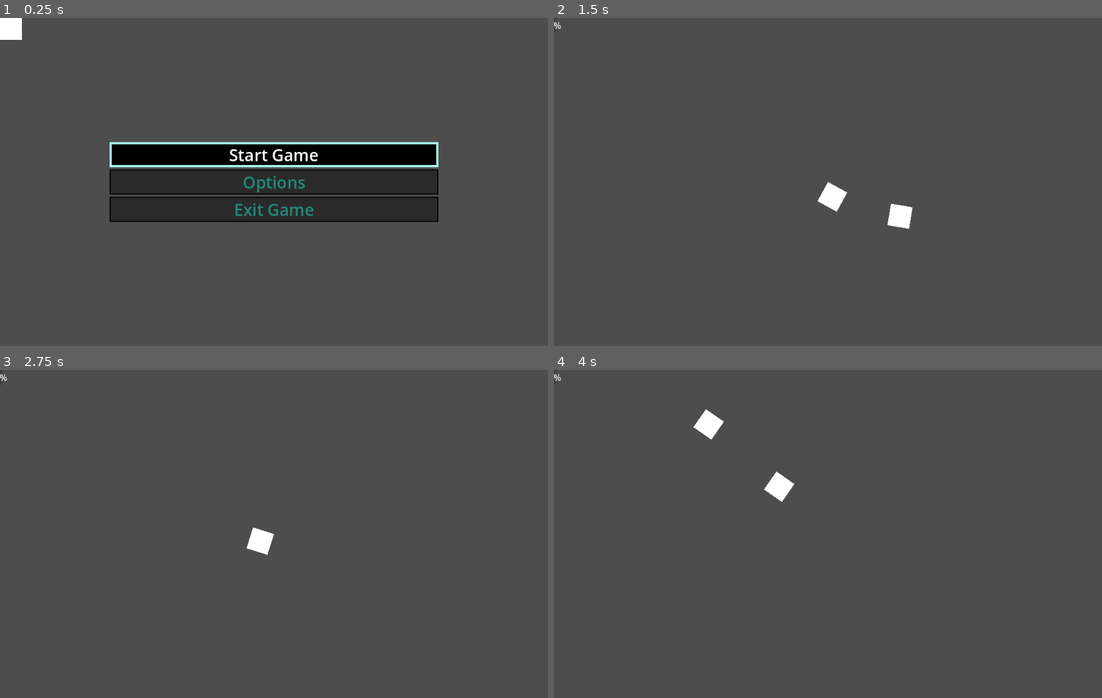
Above: before the commit, frames 1-4 (two rows, left to right).
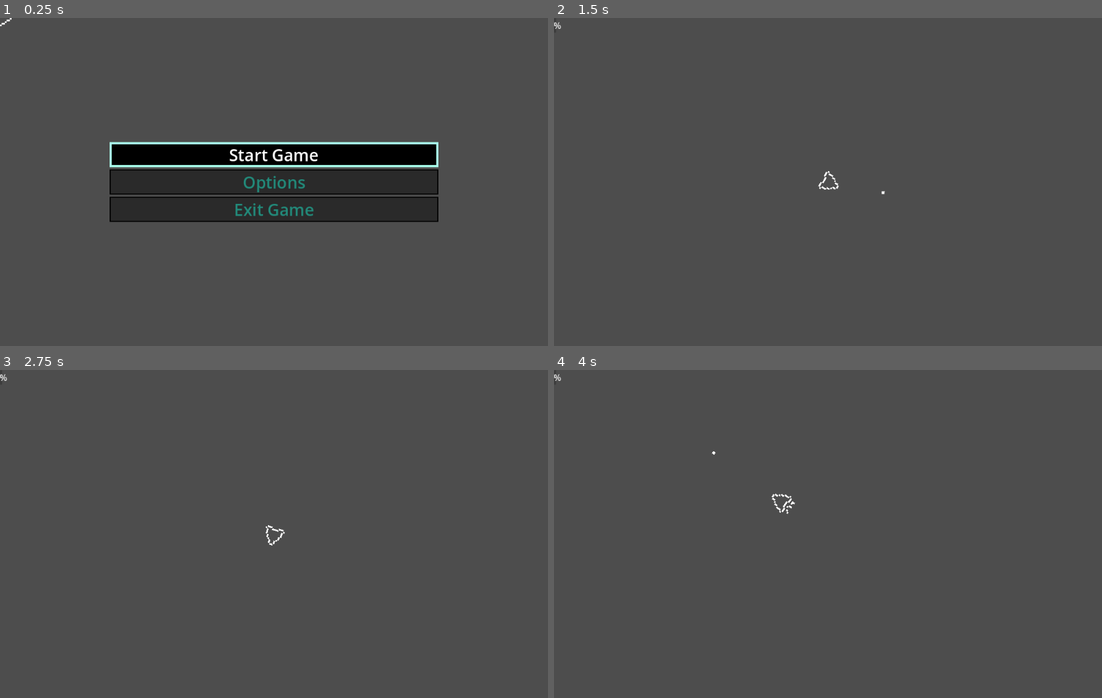
Above: after the commit, the same moments.

Repository: pozbliz/godot_asteroids
Game: Godot game, scene res://main/main.tscn
Two runs of this game, one before a commit and one after it. Both use one fixed random seed, a clock stepped at 60 frames per second and the inputs below.
Inputs (mouse positions are in pixels of both pictures, inside the frame that each line leads up to):
- Up to frame 1 (0.25 s): no input
- Up to frame 2 (1.5 s): click "Start Game" at 0.5 s; tap Enter at 1.25 s; move the mouse to (948, 165) at 1.27 s; hold Right (turn_right) from 1.28 s (still down); tap Space (shoot) at 1.35 s; click (948, 165) at 1.42 s
- Up to frame 3 (2.75 s): move the mouse to (164, 550) at 2.02 s; release Right (turn_right) at 2.03 s; hold Down (ui_down) from 2.03 s (still down); tap Space (shoot) at 2.1 s
- Up to frame 4 (4 s): move the mouse to (882, 461) at 2.77 s; release Down (ui_down) at 2.78 s; hold Right (turn_right) 2.78-3.53 s; tap Space (shoot) at 2.85, 3.6 s; move the mouse to (800, 599) at 3.52 s; hold Up (move_forward) from 3.53 s (still down); click (800, 599) at 3.67 s

The runs differ from the first frame. In frame 1, 0.3% of the frame differs, in the area x 0-4%, y 0-7%; in frame 2, 0.6%; in frame 3, 0.3%; in frame 4, 0.6%, in the area x 25-44%, y 11-44%.

Commit message:
feat: add player sprite

Diff:
--- a/player/player.gd
+++ b/player/player.gd
@@ -25,8 +25,10 @@
 	if Input.is_action_pressed("move_forward"):
 		var target_velocity = transform.x * MAX_SPEED
 		velocity = velocity.lerp(target_velocity, ACCELERATION * delta)
+		$AnimatedSprite2D.play("moving")
 	else:
 		velocity *= FRICTION
+		$AnimatedSprite2D.play("idle")
 
 	move_and_slide()
 
--- a/player/player.tscn
+++ b/player/player.tscn
@@ -1,20 +1,65 @@
-[gd_scene load_steps=3 format=3 uid="uid://c2os765h43jfg"]
+[gd_scene load_steps=10 format=3 uid="uid://c2os765h43jfg"]
 
 [ext_resource type="Script" uid="uid://cm3ttl5yw8tqv" path="res://player/player.gd" id="1_oul6g"]
 [ext_resource type="PackedScene" uid="uid://cwpgdrgkt7coe" path="res://player/projectile.tscn" id="2_rkbax"]
+[ext_resource type="Texture2D" uid="uid://bu6m68o2k2g6i" path="res://art/sprites/spaceship_no_thrust.png" id="3_yw30f"]
+[ext_resource type="Texture2D" uid="uid://bxreagwtpypkk" path="res://art/sprites/spaceship_moving.png" id="4_qjkh3"]
+
+[sub_resource type="AtlasTexture" id="AtlasTexture_g6k8r"]
+atlas = ExtResource("4_qjkh3")
+region = Rect2(0, 0, 16, 16)
+
+[sub_resource type="AtlasTexture" id="AtlasTexture_boad6"]
+atlas = ExtResource("4_qjkh3")
+region = Rect2(16, 0, 16, 16)
+
+[sub_resource type="AtlasTexture" id="AtlasTexture_rgyib"]
+atlas = ExtResource("4_qjkh3")
+region = Rect2(32, 0, 16, 16)
+
+[sub_resource type="SpriteFrames" id="SpriteFrames_hg6s5"]
+animations = [{
+"frames": [{
+"duration": 1.0,
+"texture": ExtResource("3_yw30f")
+}],
+"loop": true,
+"name": &"idle",
+"speed": 5.0
+}, {
+"frames": [{
+"duration": 1.0,
+"texture": SubResource("AtlasTexture_g6k8r")
+}, {
+"duration": 1.0,
+"texture": SubResource("AtlasTexture_boad6")
+}, {
+"duration": 1.0,
+"texture": SubResource("AtlasTexture_rgyib")
+}],
+"loop": true,
+"name": &"moving",
+"speed": 5.0
+}]
+
+[sub_resource type="CircleShape2D" id="CircleShape2D_yw30f"]
+radius = 17.0
 
 [node name="Player" type="CharacterBody2D"]
 script = ExtResource("1_oul6g")
 projectile_scene = ExtResource("2_rkbax")
 metadata/_edit_group_ = true
 
-[node name="Sprite2D" type="Sprite2D" parent="."]
+[node name="AnimatedSprite2D" type="AnimatedSprite2D" parent="."]
+texture_filter = 1
+rotation = 1.5708
+scale = Vector2(3, 3)
+sprite_frames = SubResource("SpriteFrames_hg6s5")
+animation = &"moving"
 
 [node name="CollisionShape2D" type="CollisionShape2D" parent="."]
-
-[node name="ColorRect" type="ColorRect" parent="."]
-offset_right = 40.0
-offset_bottom = 40.0
+position = Vector2(3, 0)
+shape = SubResource("CircleShape2D_yw30f")
 
 [node name="CannonPosition" type="Marker2D" parent="."]
-position = Vector2(40, 20)
+position = Vector2(20, 0)
--- a/player/projectile.tscn
+++ b/player/projectile.tscn
@@ -8,8 +8,8 @@
 script = ExtResource("1_d1ygb")
 
 [node name="ColorRect" type="ColorRect" parent="."]
-offset_right = 40.0
-offset_bottom = 40.0
+offset_right = 5.0
+offset_bottom = 5.0
 
 [node name="CollisionShape2D" type="CollisionShape2D" parent="."]
 shape = SubResource("RectangleShape2D_islhu")
Binary file added: art/sprites/spaceship_moving.png
Not shown, added: art/sprites/spaceship_moving.png.import
Binary file added: art/sprites/spaceship_no_thrust.png
Not shown, added: art/sprites/spaceship_no_thrust.png.import
